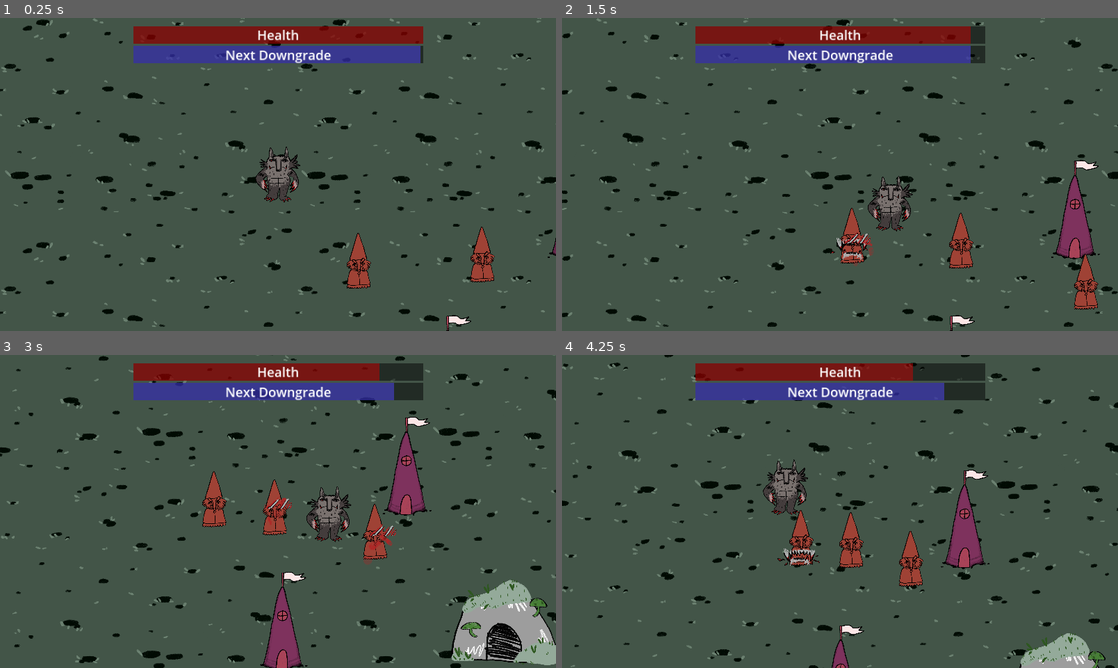
Above: before the commit, frames 1-4 (two rows, left to right).
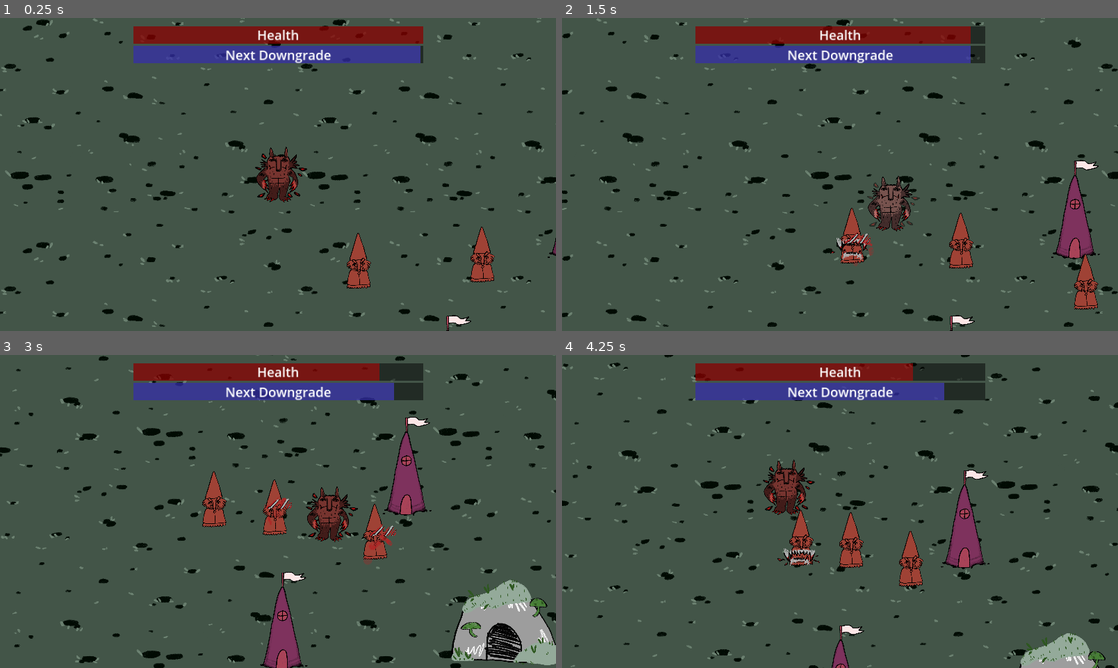
Above: after the commit, the same moments.

Repository: TheJP/GMTKGameJam2023
Game: Godot game, scene res://main.tscn
The game is run twice, just before and just after one commit, with the same random seed, the same clock (stepped at 60 frames per second) and the same inputs.
Inputs (mouse positions are in pixels of both pictures, inside the frame that each line leads up to):
- Up to frame 1 (0.25 s): no input
- Up to frame 2 (1.5 s): move the mouse to (962, 158) at 0.52 s; press the mouse at (962, 158) at 0.53 s; hold D (move_right) 0.53-1.28 s; move the mouse to (728, 190) at 1.27 s; release the mouse at (728, 190) at 1.28 s; hold S (move_down) from 1.28 s (still down); click (728, 190) at 1.35 s
- Up to frame 3 (3 s): move the mouse to (333, 442) at 2.02 s; release S (move_down) at 2.03 s; press the mouse at (333, 442) at 2.03 s; hold D (move_right) 2.03-2.78 s; move the mouse to (250, 574) at 2.77 s; release the mouse at (250, 574) at 2.78 s; hold W (move_up) from 2.78 s (still down); click (250, 574) at 2.85 s
- Up to frame 4 (4.25 s): move the mouse to (1006, 558) at 3.52 s; release W (move_up) at 3.53 s; press the mouse at (1006, 558) at 3.53 s; hold A (move_left) from 3.53 s (still down)

The runs differ from the first frame. In frame 1, 0.8% of the frame differs, in the area x 45-56%, y 41-59%; in frame 2, 0.5%; in frame 3, 0.8%; in frame 4, 0.8%, in the area x 36-46%, y 33-52%.

Commit message:
Added Player blood

Diff:
--- a/GMTKGameJam2023/Enemy/enemy.tscn
+++ b/GMTKGameJam2023/Enemy/enemy.tscn
@@ -26,12 +26,10 @@
 texture = ExtResource("3_63ahh")
 
 [node name="CollisionShape2D" type="CollisionShape2D" parent="."]
-visible = false
 position = Vector2(-1, -11)
 shape = SubResource("CapsuleShape2D_gqael")
 
 [node name="AttackEnemy" parent="." instance=ExtResource("4_xlu0q")]
-visible = false
 
 [node name="DeathBehaviour" type="Node" parent="."]
 script = ExtResource("5_ku71t")
--- a/GMTKGameJam2023/Player/player.gd
+++ b/GMTKGameJam2023/Player/player.gd
@@ -6,6 +6,7 @@
 	$Entity.health = PlayerStats.max_health
 
 func _on_entity_health_changed(new_health):
+	$AnimationPlayer.play("on_damage_taken")
 	%GameUI.change_health(new_health, PlayerStats.max_health)
 
 func _physics_process(_delta):
--- a/GMTKGameJam2023/Player/player.tscn
+++ b/GMTKGameJam2023/Player/player.tscn
@@ -1,14 +1,104 @@
-[gd_scene load_steps=7 format=3 uid="uid://dacjlbk3ddu34"]
+[gd_scene load_steps=15 format=3 uid="uid://dacjlbk3ddu34"]
 
 [ext_resource type="Script" path="res://Player/player.gd" id="1_rxuv5"]
 [ext_resource type="PackedScene" uid="uid://c35lb4hpkomqd" path="res://entity/entity.tscn" id="2_cvdty"]
 [ext_resource type="Texture2D" uid="uid://csj60sh8eqk5y" path="res://Assets/Player/Character 3.png" id="3_tww7n"]
+[ext_resource type="Texture2D" uid="uid://8pixapcbc44" path="res://Assets/Particles/particle_1.png" id="4_gh4li"]
 [ext_resource type="PackedScene" uid="uid://bqqvai0ajoxyv" path="res://Player/attack_claws.tscn" id="4_ifeuw"]
+[ext_resource type="Texture2D" uid="uid://70c8a4g153f0" path="res://Assets/Particles/particle_2.png" id="5_1ij8f"]
 [ext_resource type="PackedScene" uid="uid://upcke8g143as" path="res://Player/attack_bite.tscn" id="5_s2j8r"]
+[ext_resource type="Texture2D" uid="uid://beal2kq4t67dn" path="res://Assets/Particles/particle_4.png" id="6_t08n7"]
+[ext_resource type="Texture2D" uid="uid://brteh14xdfanc" path="res://Assets/Particles/particle_3.png" id="7_wos37"]
+[ext_resource type="Texture2D" uid="uid://cjc653ohvqmj2" path="res://Assets/Particles/particle_5.png" id="8_7q8jb"]
 
 [sub_resource type="CapsuleShape2D" id="CapsuleShape2D_bn526"]
 radius = 47.0
 height = 154.0
+
+[sub_resource type="Animation" id="Animation_e85q8"]
+resource_name = "on_damage_taken"
+length = 0.5
+tracks/0/type = "value"
+tracks/0/imported = false
+tracks/0/enabled = true
+tracks/0/path = NodePath("Sprite2D:modulate")
+tracks/0/interp = 1
+tracks/0/loop_wrap = true
+tracks/0/keys = {
+"times": PackedFloat32Array(0, 0.1, 0.3, 0.4),
+"transitions": PackedFloat32Array(1, 1, 1, 1),
+"update": 0,
+"values": [Color(1, 1, 1, 1), Color(0.972549, 0.462745, 0.423529, 1), Color(0.972549, 0.462745, 0.423529, 1), Color(1, 1, 1, 1)]
+}
+tracks/1/type = "value"
+tracks/1/imported = false
+tracks/1/enabled = true
+tracks/1/path = NodePath("Sprite2D:scale")
+tracks/1/interp = 1
+tracks/1/loop_wrap = true
+tracks/1/keys = {
+"times": PackedFloat32Array(0, 0.1, 0.3, 0.4),
+"transitions": PackedFloat32Array(1, 1, 1, 1),
+"update": 0,
+"values": [Vector2(0.15, 0.15), Vector2(0.145, 0.15), Vector2(0.145, 0.15), Vector2(0.15, 0.15)]
+}
+tracks/2/type = "value"
+tracks/2/imported = false
+tracks/2/enabled = true
+tracks/2/path = NodePath("Sprite2D/Container:modulate")
+tracks/2/interp = 1
+tracks/2/loop_wrap = true
+tracks/2/keys = {
+"times": PackedFloat32Array(0, 0.1, 0.3, 0.4),
+"transitions": PackedFloat32Array(1, 1, 1, 1),
+"update": 0,
+"values": [Color(1, 1, 1, 0), Color(1, 1, 1, 1), Color(1, 1, 1, 1), Color(1, 1, 1, 0)]
+}
+
+[sub_resource type="Animation" id="Animation_77bah"]
+length = 0.001
+tracks/0/type = "value"
+tracks/0/imported = false
+tracks/0/enabled = true
+tracks/0/path = NodePath("Sprite2D:modulate")
+tracks/0/interp = 1
+tracks/0/loop_wrap = true
+tracks/0/keys = {
+"times": PackedFloat32Array(0),
+"transitions": PackedFloat32Array(1),
+"update": 0,
+"values": [Color(1, 1, 1, 1)]
+}
+tracks/1/type = "value"
+tracks/1/imported = false
+tracks/1/enabled = true
+tracks/1/path = NodePath("Sprite2D:scale")
+tracks/1/interp = 1
+tracks/1/loop_wrap = true
+tracks/1/keys = {
+"times": PackedFloat32Array(0),
+"transitions": PackedFloat32Array(1),
+"update": 0,
+"values": [Vector2(0.15, 0.15)]
+}
+tracks/2/type = "value"
+tracks/2/imported = false
+tracks/2/enabled = true
+tracks/2/path = NodePath("Sprite2D/Container:modulate")
+tracks/2/interp = 1
+tracks/2/loop_wrap = true
+tracks/2/keys = {
+"times": PackedFloat32Array(0),
+"transitions": PackedFloat32Array(1),
+"update": 0,
+"values": [Color(1, 1, 1, 0)]
+}
+
+[sub_resource type="AnimationLibrary" id="AnimationLibrary_e0d15"]
+_data = {
+"RESET": SubResource("Animation_77bah"),
+"on_damage_taken": SubResource("Animation_e85q8")
+}
 
 [node name="Player" type="CharacterBody2D" groups=["player"]]
 position = Vector2(1, 1)
@@ -21,13 +111,59 @@
 scale = Vector2(0.15, 0.15)
 texture = ExtResource("3_tww7n")
 
+[node name="Container" type="Container" parent="Sprite2D"]
+modulate = Color(1, 1, 1, 0)
+offset_right = 40.0
+offset_bottom = 40.0
+
+[node name="Blood" type="Sprite2D" parent="Sprite2D/Container"]
+position = Vector2(-400, 473.333)
+rotation = 0.258309
+scale = Vector2(2, 2)
+texture = ExtResource("4_gh4li")
+
+[node name="Blood3" type="Sprite2D" parent="Sprite2D/Container"]
+position = Vector2(590.729, -130.003)
+rotation = 0.776672
+scale = Vector2(2, 2)
+texture = ExtResource("4_gh4li")
+
+[node name="Blood2" type="Sprite2D" parent="Sprite2D/Container"]
+position = Vector2(282.759, 473.333)
+scale = Vector2(2, 2)
+texture = ExtResource("5_1ij8f")
+
+[node name="Blood5" type="Sprite2D" parent="Sprite2D/Container"]
+position = Vector2(-462.069, -133.333)
+scale = Vector2(2, 2)
+texture = ExtResource("6_t08n7")
+
+[node name="Blood7" type="Sprite2D" parent="Sprite2D/Container"]
+position = Vector2(524.138, 6.66667)
+rotation = 0.855211
+scale = Vector2(2, 2)
+texture = ExtResource("7_wos37")
+
+[node name="Blood4" type="Sprite2D" parent="Sprite2D/Container"]
+position = Vector2(-331.035, -420)
+scale = Vector2(2, 2)
+texture = ExtResource("5_1ij8f")
+
+[node name="Blood6" type="Sprite2D" parent="Sprite2D/Container"]
+position = Vector2(455.172, 453.333)
+scale = Vector2(2, 2)
+texture = ExtResource("8_7q8jb")
+
 [node name="CollisionShape2D" type="CollisionShape2D" parent="."]
+visible = false
 position = Vector2(1, 5)
 shape = SubResource("CapsuleShape2D_bn526")
 
 [node name="AttackClaws" parent="." instance=ExtResource("4_ifeuw")]
+visible = false
 
 [node name="AttackBite" parent="." instance=ExtResource("5_s2j8r")]
+visible = false
 
 [node name="Camera2D" type="Camera2D" parent="."]
 position_smoothing_enabled = true
@@ -38,4 +174,9 @@
 drag_right_margin = 0.15
 editor_draw_drag_margin = true
 
+[node name="AnimationPlayer" type="AnimationPlayer" parent="."]
+libraries = {
+"": SubResource("AnimationLibrary_e0d15")
+}
+
 [connection signal="health_changed" from="Entity" to="." method="_on_entity_health_changed"]
